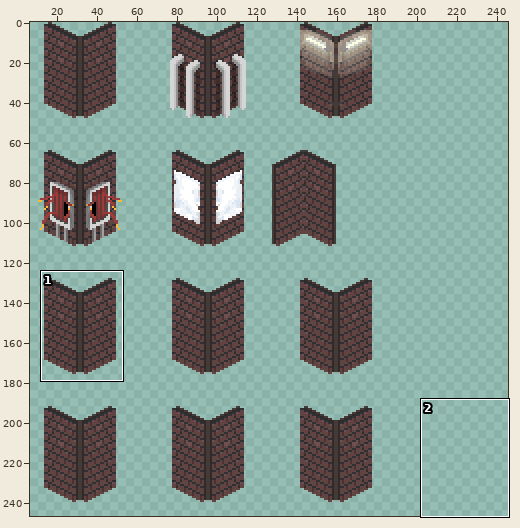
Edited in one commit: sprite sheet (src/resources/tilesetWalls32.gif). Above, an overview of the earlier version with the close-up marked.
Close-up. Old version:
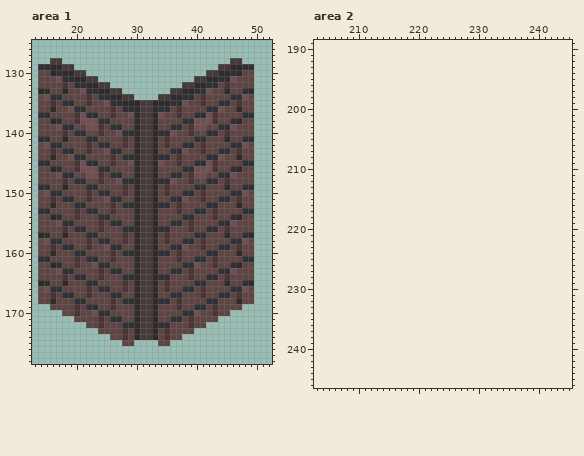
The file is 192x256 pixels. Colours within 5 levels of each other are drawn and written as one. Shown: area 1: x 13..52, y 125..178; area 2: x 203..245, y 189..246. The old version is drawn lined up with the new one, on the new canvas. The wide view leaves out empty margins. The commit also changed other parts of the picture, which this record leaves out.
After the commit:
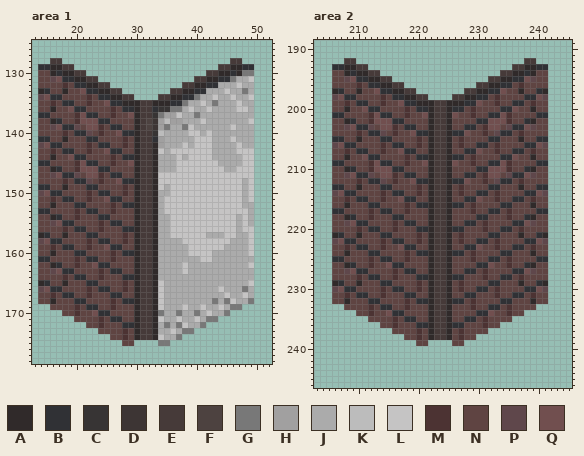
Palette (. is transparent): A #302a2a  B #303135  C #373434  D #3d3534  E #463a39  F #4d4240  G #787878  H #a1a0a0  J #ababab  K #bcbcbc  L #c5c4c4  M #4c3333  N #5f4442  P #5f474b  Q #714f4f
Edits made:
canvas 192x256 -> 256x256
Changed rows in their new state; - is an unchanged pixel.
Area 1:
first column x 32:
130 ----------------GG
131 --------------GJJL
132 ------------JJJLJJ
133 ----------JJJLJJGJ
134 --------GJJLJJLJJL
135 ------GJJLJGJJJLJJ
136 -BCCGGJLJJLJJJJLLJ
137 -CGHHLJJGJJJJJJJJJ
138 FDHKHHJJJLJJJJJJJL
139 FDHGJJGLJJJJJJLJJJ
140 -CKJJJJLLJLJJJJJJJ
141 -BHJJJJJLLLJJJLJJJ
142 --HJJJLJLLLJJJJLJJ
143 --LJLLLLLLLJJJJLLL
144 --JJJLJLLLLJJJJJLL
145 --JJJLLLLLLLJJJJLL
146 --JJJLLLLLLLLJJLLL
147 --LLLLLLLLLLLLLLLL
148 --LLLLLLLLLLLLLLJL
149 --LJLLLLLLLLLLLLJL
150 --JJLLLLLLLLLLLLJL
151 --JLLLLLLLLLLLLLJL
152 --JLLLLLLLLLLLLLJJ
153 --JLLLLLLLLLLLLLLJ
154 --JJLLLLLLLLLLLJLJ
155 --JJLLLLLLLLLLLJLJ
156 --JJLLLLLLLLLLLJLL
157 --JJLLLLLLJJJLLJJL
158 --JJJJLLLLLLLLJJJL
159 --JJJJJLLLLLLJJJJL
160 --JJJJJLLLLJJJJJJL
161 --JJJJJJJLLJJJJJJJ
162 --JJJJLJJJJJJJJJJL
163 --JJJJLJJJJJJJJJJJ
164 --JJJJJJJJJJJJJJJJ
165 --LJJJJJJJJJJJJJJL
166 --LJJJJJJJJJLJJJGJ
167 --LJJJJJJJJJJLJJLJ
168 --LJJJJJJJJGJGLJJG
169 --LJJJLJJLJJLJGG--
170 --GJJGJJGJLJJG----
171 --LJJLJJLJGG------
172 --JGJGLJJG--------
173 --JJLJGG----------
174 --LJJG------------
175 --GG--------------
Area 2:
first column x 206:
192 --EE----------------------------EE--
193 BBAAEE------------------------EEAABB
194 NNABAAEE--------------------EEAABANN
195 NNPQBBAAEE----------------EEAABBQPNN
196 NNNNMNBBAAEE------------EEAABBNMNNNN
197 ABNNANNQBBAAEE--------EEAABBQNNANNBA
198 PQBBNNNNMNBBAAEE----EEAABBNMNNNNBBQP
199 NNMNBBNNMNNQBBAAAEEAAABBQNNMNNBBNMNN
200 NNANNQBBNNNNMNBBAEEABBNMNNNNBBQNNANN
201 BBNNNNMQBBNNMNNQAEEAQNNMNNBBQMNNNNBB
202 NNABNNMQQQBBNNNNAEEANNNNBBQQQMNNBANN
203 NNPQBBPNQQMNBBNNAEEANNBBNMQQNPBBQPNN
204 NNNNMNBBPNMNNQBBAEEABBQNNMNPBBNMNNNN
205 BBNNANNNBBNNNNMNAEEANMNNNNBBNNNANNBB
206 PQBBNNNNMNBBNNMNAEEANMNNBBNMNNNNBBQP
207 NNMNBBNNMNNQBBNNAEEANNBBQNNMNNBBNMNN
208 NNANNQBBNNNNMNBBAEEABBNMNNNNBBQNNANN
209 BBNNNNMQBBNNMNNQAEEAQNNMNNBBQMNNNNBB
210 NNABNNMQQQBBNNNNAEEANNNNBBQQQMNNBANN
211 NNPQBBPNQQMNBBNNAEEANNBBNMQQNPBBQPNN
212 NNNNMNBBPNMNNQBBAEEABBQNNMNPBBNMNNNN
213 BBNNANNNBBNNNNMNAEEANMNNNNBBNNNANNBB
214 PQBBNNNNMNBBNNMNAEEANMNNBBNMNNNNBBQP
215 NNMNBBNNMNNQBBNNAEEANNBBQNNMNNBBNMNN
216 NNANNNBBNNNNMNBBAEEABBNMNNNNBBNNNANN
217 BBNNNNMNBBNNMNNNAEEANNNMNNBBNMNNNNBB
218 NNABNNMNNNBBNNNNAEEANNNNBBNNNMNNBANN
219 NNPQBBNNNNMNBBNNAEEANNBBNMNNNNBBQPNN
220 NNNNMNBBNNMNNNBBAEEABBNNNMNNBBNMNNNN
221 ABNNANNNBBNNNNMNAEEANMNNNNBBNNNANNBA
222 PQBBNNNNMNBBNNMNAEEANMNNBBNMNNNNBBQP
223 NNMNBBNNMNNQBBNNAEEANNBBQNNMNNBBNMNN
224 NNANNNBBNNNNMNBBAEEABBNMNNNNBBNNNANN
225 BBNNNNMNBBNNMNNNAEEANNNMNNBBNMNNNNBB
226 NNABNNMNNQBBNNNNAEEANNNNBBQNNMNNBANN
227 NNPQBBNNNNMNBBNNAEEANNBBNMNNNNBBQPNN
228 NNNNMNBBNNMNNNBBAEEABBNNNMNNBBNMNNNN
229 ABNNANNNBBNNNNMNAEEANMNNNNBBNNNANNBA
230 PQBBNNNNMNBBNNMNAEEANMNNBBNMNNNNBBQP
231 NNMNBBNNMNNNBBNNAEEANNBBNNNMNNBBNMNN
232 NNANNNBBNNNNMNBBAEEABBNMNNNNBBNNNANN
233 --NNNNMNBBNNMNNNAEEANNNMNNBBNMNNNN--
234 ----NNMNNQBBNNNNAEEANNNNBBQNNMNN----
235 ------NNNNMNBBNNAEEANNBBNMNNNN------
236 --------NNMNNNBBAEEABBNNNMNN--------
237 ----------NNNNMNAEEANMNNNN----------
238 ------------NNMNAEEANMNN------------
239 --------------NN----NN--------------
Where, in picture pixels (left, top, right, bottom), the same in both close-ups:
changed: (146, 70, 254, 346)
added: (332, 58, 548, 346)
